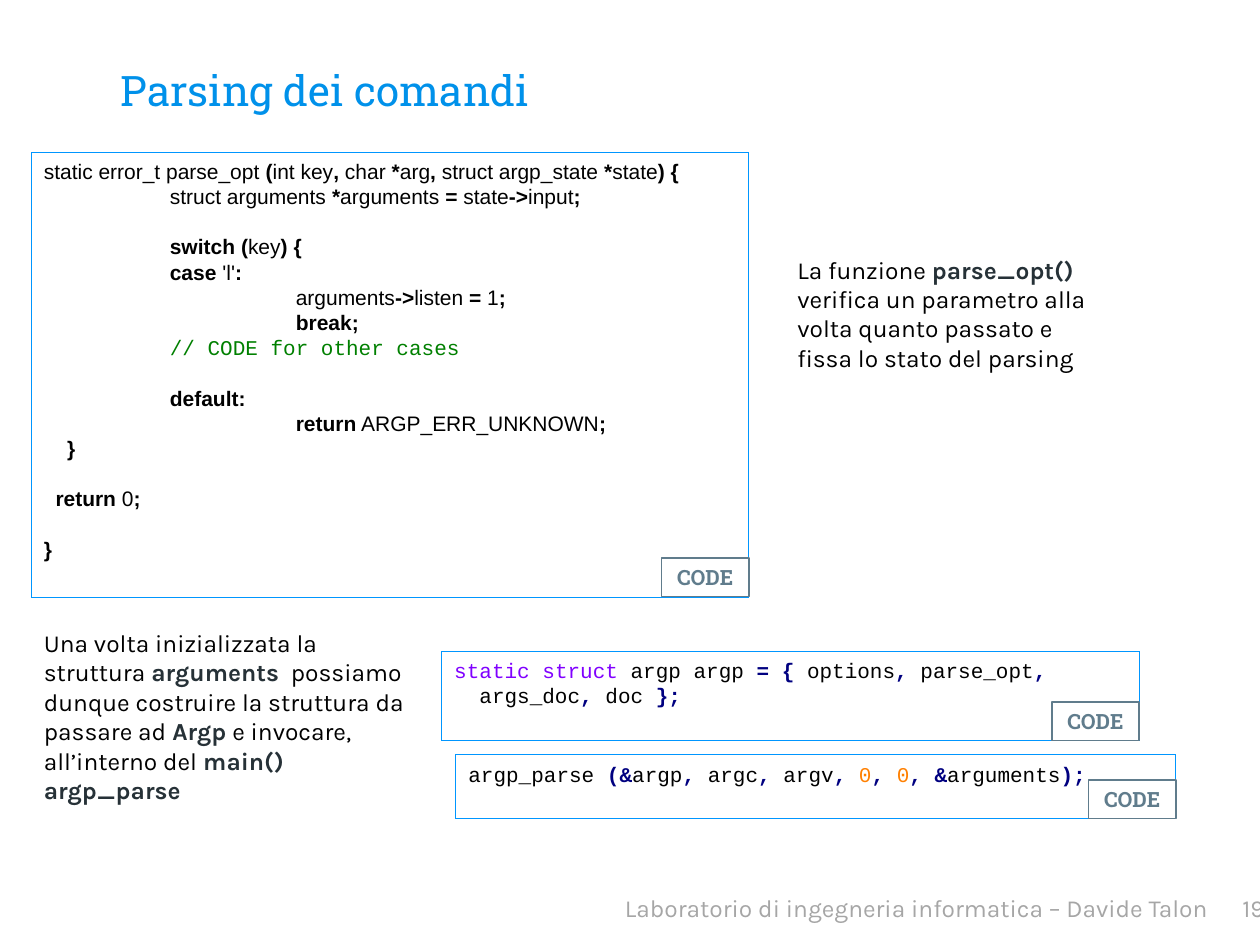
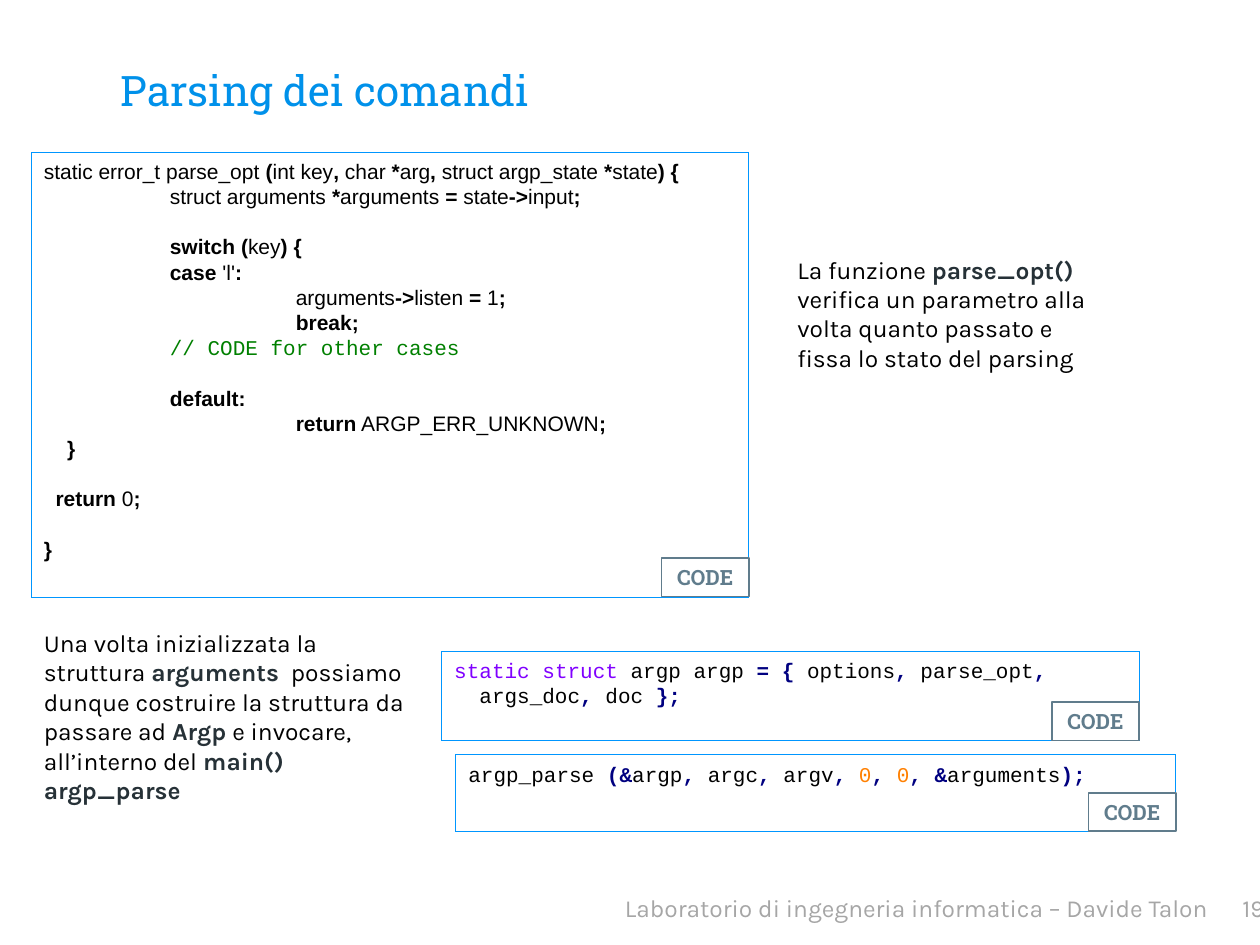
Before and after one commit to davidetalon/link, a slide deck: slide 20 of Presentation slides/Presentazione.pptx. Drawn at 1260x945 pixels with LibreOffice and Linux fonts; fonts in the diff are those of the drawing; background and template pictures are left out. Boxes give left, top, right and bottom in pixels: in the first picture for what was removed or moved away, otherwise in the second. Text is boxed around its words. In the diff, an @@ line names an element or a change of style, - is before the commit and + after.

```diff
--- a/Presentation slides/Presentazione.pptx
+++ b/Presentation slides/Presentazione.pptx
@@ rectangle "argp_parse (&argp, argc, argv, 0, ...": place and size @@
-rectangle "argp_parse (&argp, argc, argv, 0, ..." at [456,755,1176,818]
+rectangle "argp_parse (&argp, argc, argv, 0, ..." at [456,755,1176,832]
@@ rectangle "CODE": place and size @@
-rectangle "CODE" at [1089,780,1176,818]
+rectangle "CODE" at [1089,793,1176,830]
```
Also in this commit, not shown: 7 other slides changed, 1 other file.
